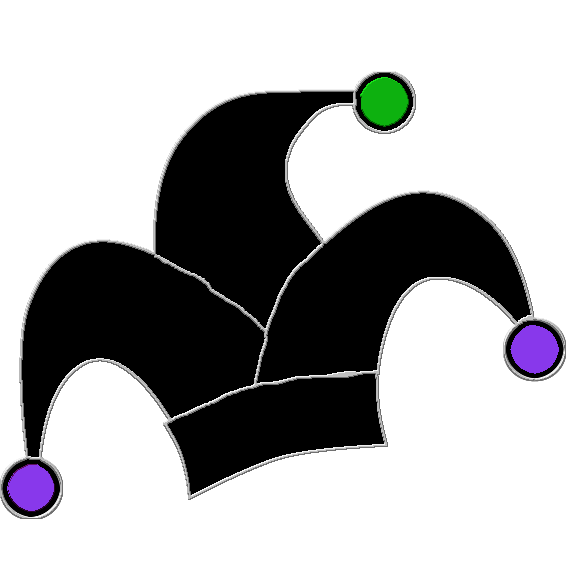
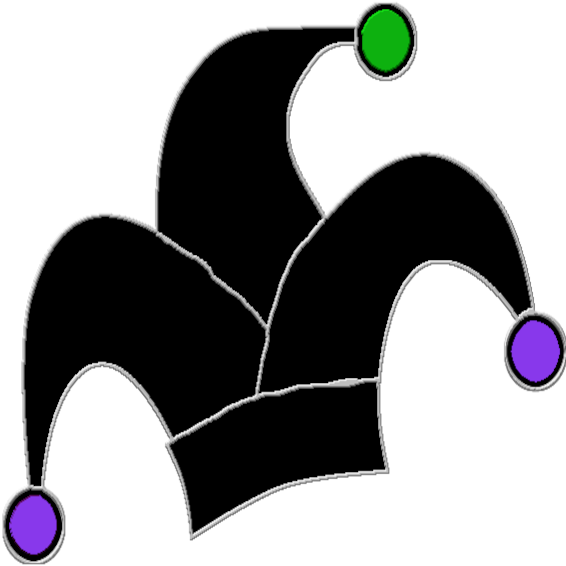
Revision of a layered 566x566 image; what changed, layer by layer:
added layer "Transformation" above "jesterhat.svg" over [2, 1, 566, 565]
painted on "jesterhat.svg" over [0, 71, 566, 519]
